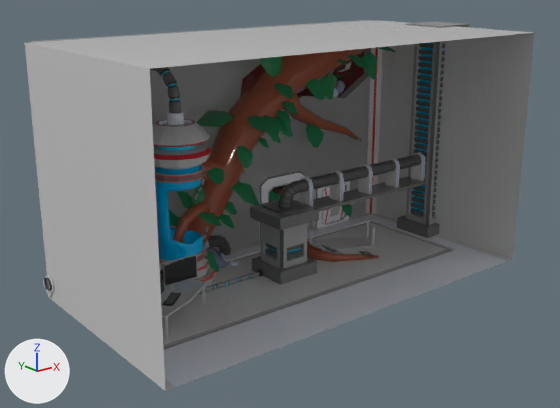
What one commit did to the glTF model models/Rooms/room01.glb.
Before and after are seen from a 50 mm camera at (-19.6, -18.0, 7.8) aimed at (0.4, 7.0, -2.2). The axes (+X, +Y, +Z) are drawn at lower left. The lights are the same throughout. Vertices at the same position are counted once.

Names of what the first picture shows: 'Room01'.
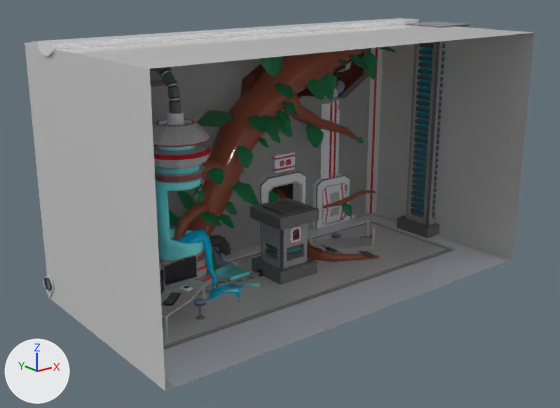
Changed parts and their boxes (x1, y1, x2, y2) in the pictures (560 x 408 px; the box of a moved part takes in the faces that stretch with it):
'Room01', reshaped: before (25, 20, 535, 391); after (25, 18, 535, 391)
part 1 of me_plane_016, moved or reshaped (not visible before): after (290, 226, 301, 243)
part 2 of me_plane_016, deleted: before (310, 152, 425, 202)
part 3 of me_plane_016, moved or reshaped: before (192, 138, 427, 254); after (38, 18, 419, 320)
part 4 of me_plane_016, surface changed: (155, 71, 202, 260) in both

Edits to the bpy script that builds the scene:
```text
Change me_plane_016:
    used by ob_room01; location = (0.0, 0.0, 0.0)
    remove me_plane_016.from_pydata(...)  # 10534 vertices, 19400 faces; spans x -9.2..10.2, y 1.0..14.3, z -5.8..5.0
    add me_plane_016.from_pydata(...)  # 10050 vertices, 18360 faces; spans x -9.2..10.2, y 1.0..14.3, z -5.8..5.2
    me_plane_016 part 1: the loose piece of 192 vertices spanning x 7.2..7.8, y 9.8..9.9, z -4.2..-3.6 is moved by (-7.5, -4.3, 0.8)
    me_plane_016 part 2: 19 loose pieces with 1382 vertices, spanning x 1.4..8.5, y 5.9..9.8, z -4.0..-0.9, are deleted
    me_plane_016 part 3: 32 vertices moved from x -3.5..7.6, y 6.0..9.5, z -2.9..-0.6 to x -4.4..7.6, y 6.8..10.3, z -4.9..3.4; 828 vertices removed from x -3.6..8.6, y 5.7..9.5, z -3.2..-0.7; 1594 vertices added at x -9.1..9.1, y 4.5..10.3, z -5.1..5.2
    me_plane_016 part 4: 359 kept faces spanning x -5.0..5.9, y 6.8..10.1, z -4.9..4.1 get new texture (UV) coordinates
```
